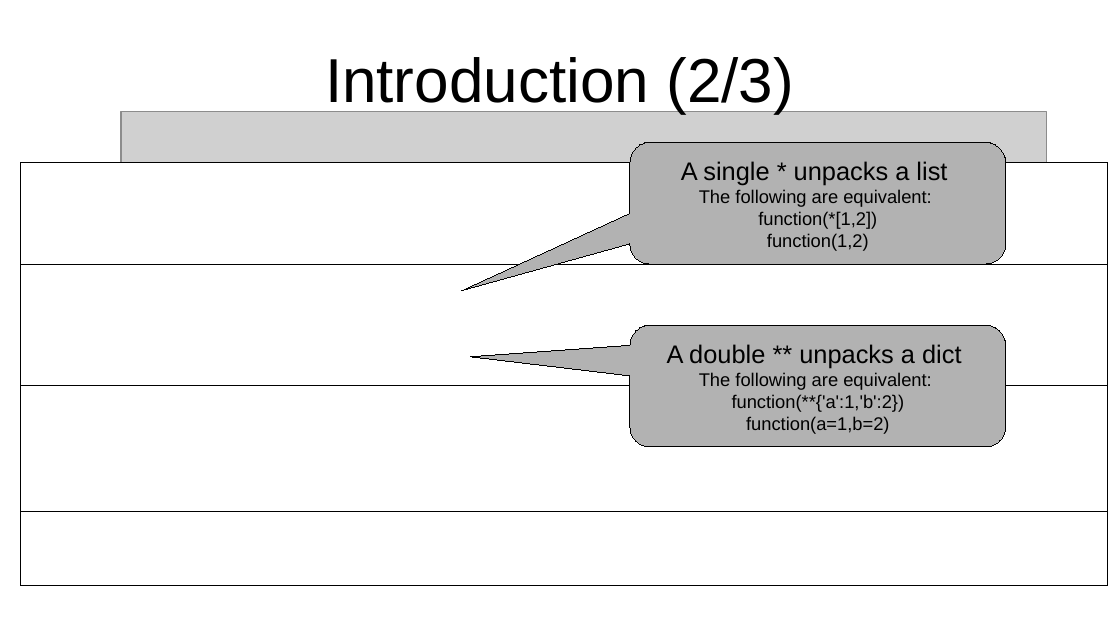
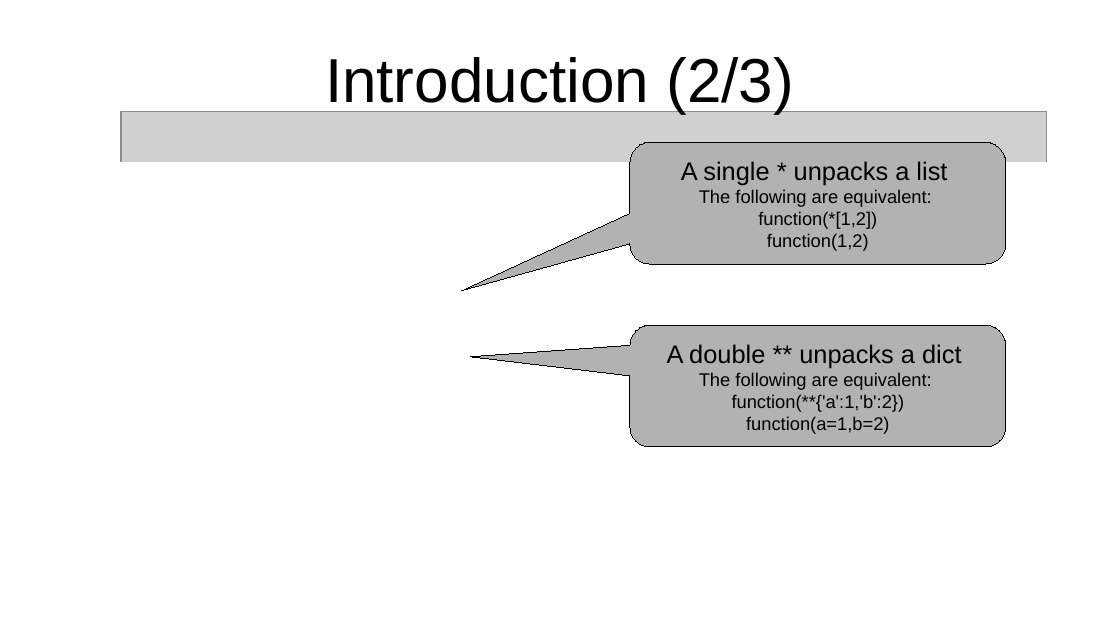
Before and after one commit to connor-makowski/pycelerator, a slide deck: slide 8 of pycelerator.odp. Drawn at 1120x630 pixels with LibreOffice and Linux fonts; fonts in the diff are those of the drawing; grey boxes stand for pictures. Boxes give left, top, right and bottom in pixels: in the first picture for what was removed or moved away, otherwise in the second. Text is boxed around its words. In the diff, an @@ line names an element or a change of style, - is before the commit and + after.

```diff
--- a/pycelerator.odp
+++ b/pycelerator.odp
@@ outline #000000 0 pt to #FFFFFF 0 pt in 4 elements at bbox=[20, 163, 1108, 264], bbox=[20, 264, 1108, 386], bbox=[20, 386, 1108, 512], bbox=[20, 512, 1108, 585] @@
```
Also in this commit, not shown: 12 other slides changed, 1 other file.
